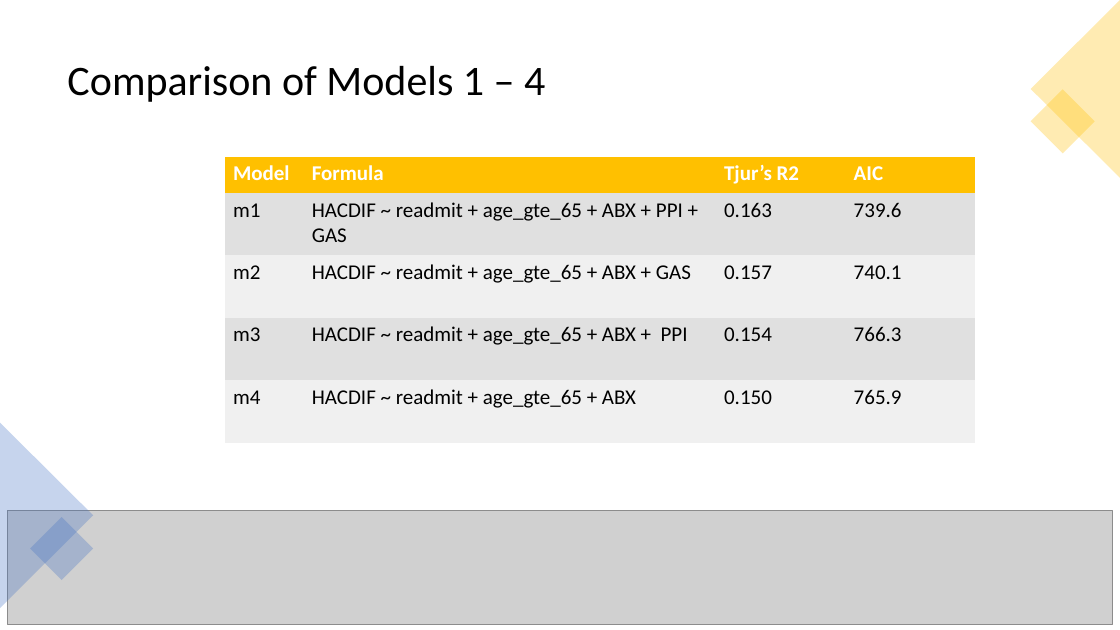
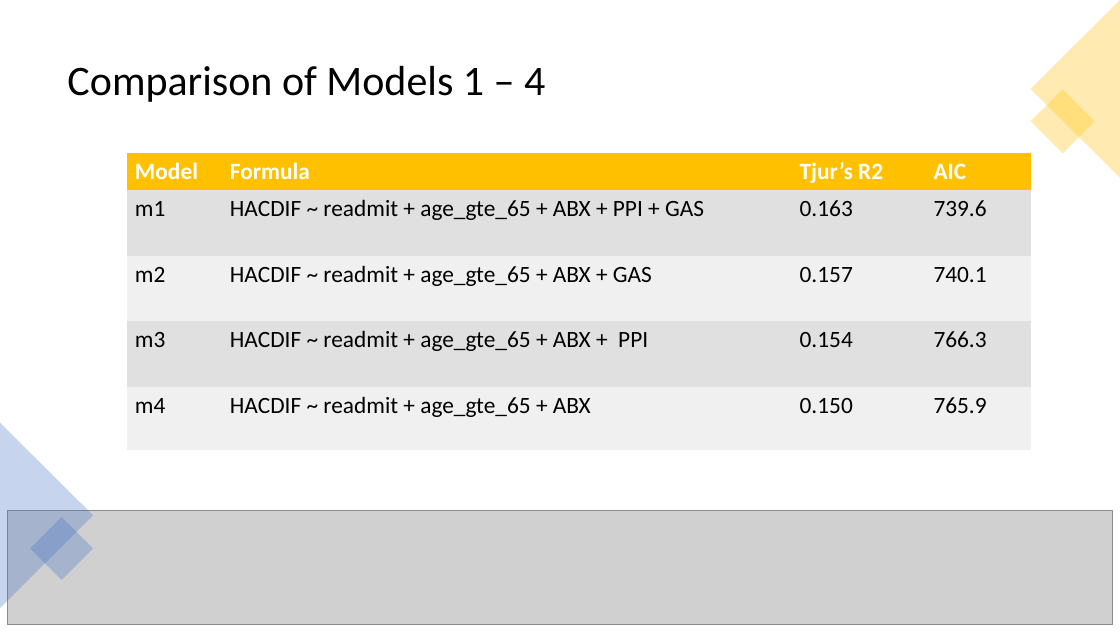
Before and after one commit to steph-rey/MS-CDI_Risk, a slide deck: slide 13 of CDI_Risk_Assessment_Model_Presentation_2021-02-02.pptx. Drawn at 1120x630 pixels with LibreOffice and Linux fonts; fonts in the diff are those of the drawing; grey boxes stand for pictures. Boxes give left, top, right and bottom in pixels: in the first picture for what was removed or moved away, otherwise in the second. Text is boxed around its words. In the diff, an @@ line names an element or a change of style, - is before the commit and + after.

```diff
--- a/CDI_Risk_Assessment_Model_Presentation_2021-02-02.pptx
+++ b/CDI_Risk_Assessment_Model_Presentation_2021-02-02.pptx
@@ table at [127,154,1031,450] @@
@@ size 18 to 20 pt @@
@@ table: place and size @@
-table at [224,157,975,443]
+table at [127,154,1031,450]
```
Also in this commit, not shown: 10 other slides changed, 3 slides added, 1 other file.
